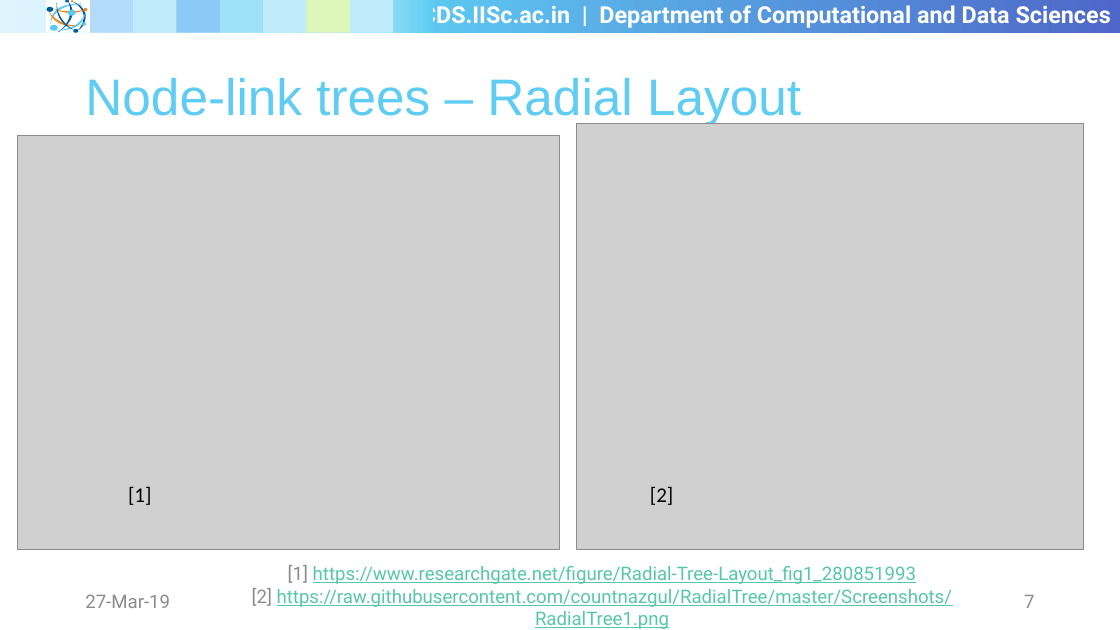
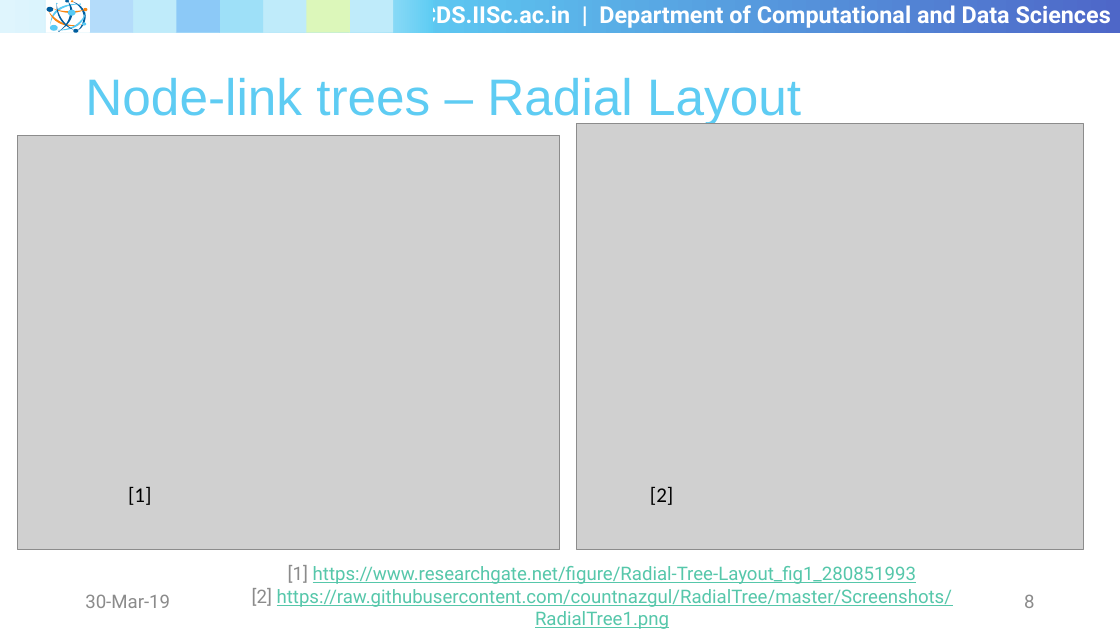
Before and after one commit to shriramrseee/ds294, a slide deck: slide 8 of Seminar/Seminar.pptx (slide 7 before the commit). Drawn at 1120x630 pixels with LibreOffice and Linux fonts; fonts in the diff are those of the drawing; grey boxes stand for pictures; background and template pictures are left out. Boxes give left, top, right and bottom in pixels: in the first picture for what was removed or moved away, otherwise in the second. Text is boxed around its words. In the diff, an @@ line names an element or a change of style, - is before the commit and + after.

```diff
--- a/Seminar/Seminar.pptx
+++ b/Seminar/Seminar.pptx
@@ text at bbox=[85, 594, 170, 608]: text changed @@
-27-Mar-19
+30-Mar-19
@@ page number at bbox=[1024, 594, 1034, 608]: text changed @@
-7
+8
```
Also in this commit, not shown: 6 other slides changed, 1 slide added, 2 other files.
